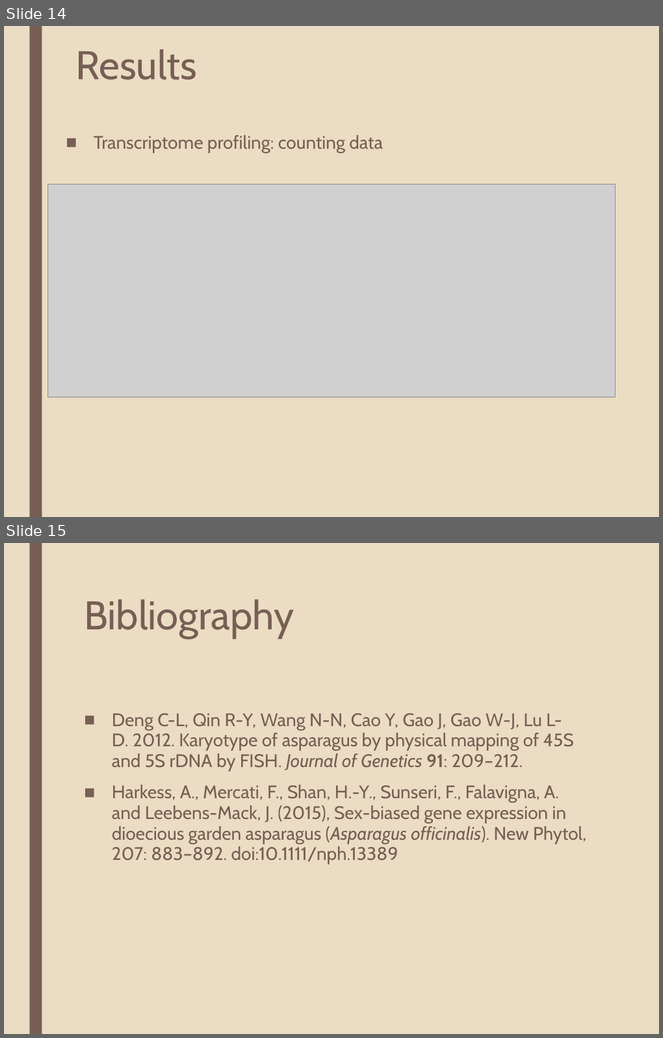
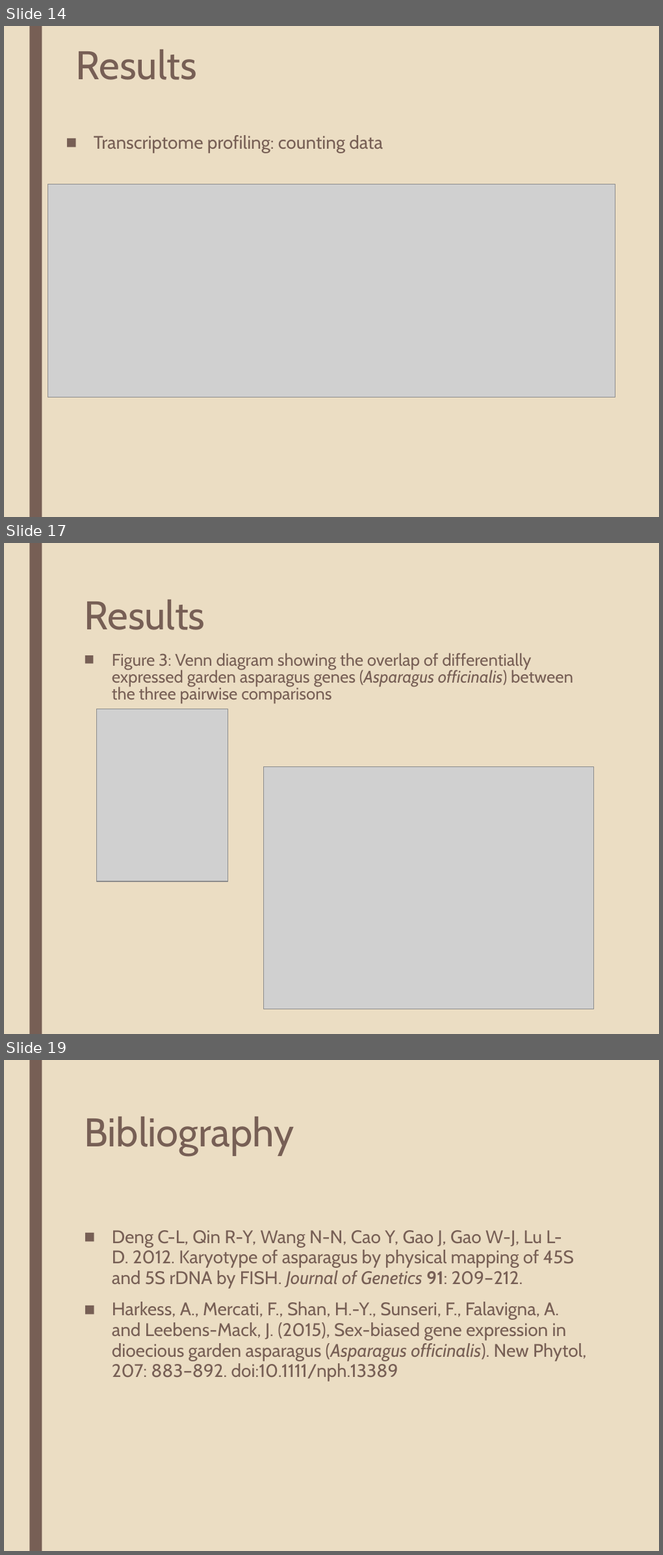
Before and after one commit to katholan/BCB546X-Spring2017_Valerin_final_project, a slide deck: asparagus.pptx. Shown one above the other, each under a label of ours: slides 14 and 15 before the commit, slides 14, 17 and 19 after it; the slides between them are not shown. The pictures are 663x1038 and 663x1555 pixels, drawn with LibreOffice and Linux fonts; fonts in the diff are those of the drawing; grey boxes stand for pictures. Boxes give left, top, right and bottom in pixels: in the first picture for what was removed or moved away, otherwise in the second. Text is boxed around its words. In the diff, an @@ line names an element or a change of style, - is before the commit and + after.

```diff
--- a/asparagus.pptx
+++ b/asparagus.pptx
@@ slide 17 added at [4,543,659,1034], background #EBDDC3; not listed: 1 template element that a slide beside it also shows @@
@@ title added at [84,600,205,630], 44 pt, text #775F55 @@
+Results
@@ text added at [112,653,573,704], 18.5 pt, text #775F55 @@
+■ Figure 3: Venn diagram showing the overlap of differentially expressed garden asparagus genes (Asparagus officinalis) between the three pairwise comparisons
@@ picture added at [97,709,228,882] @@
@@ picture added at [263,767,594,1010] @@
@@ what was slide 15 is now slide 19 @@
```
Also in this commit, not shown: 3 other slides added, 2 other files.
